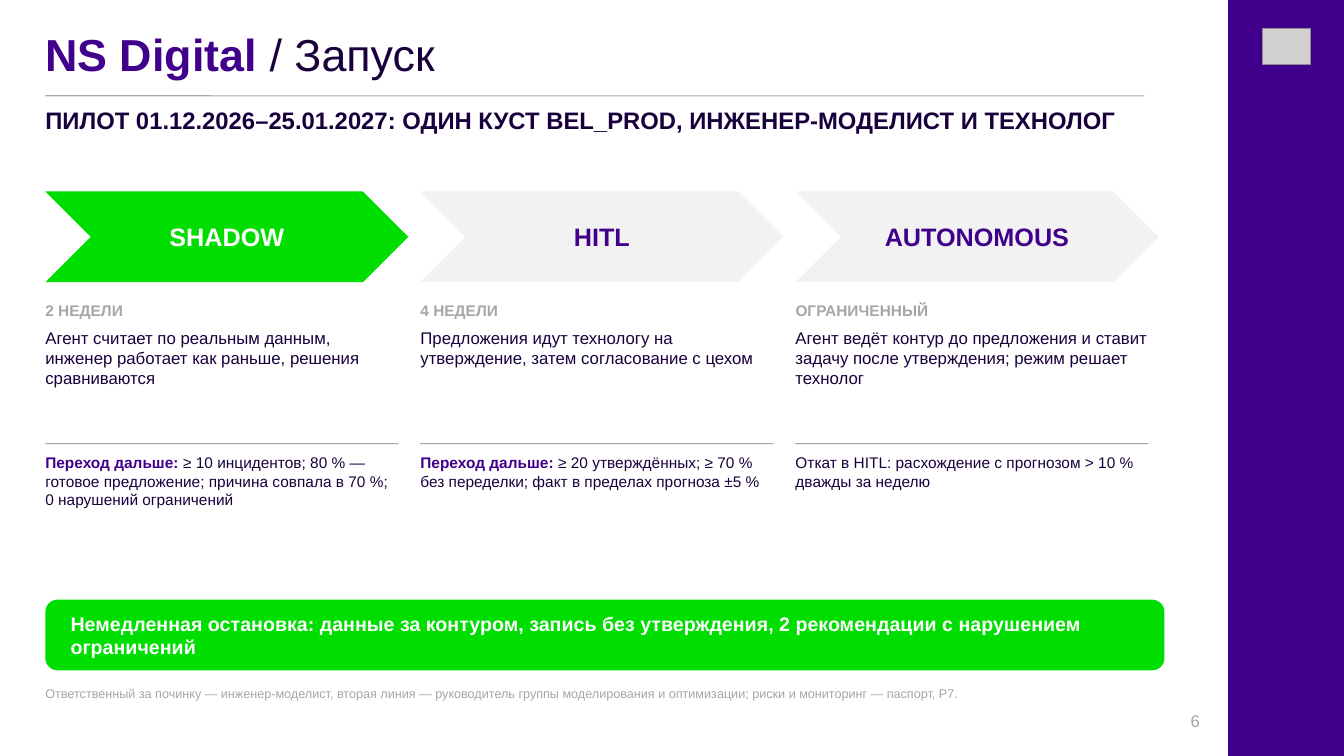
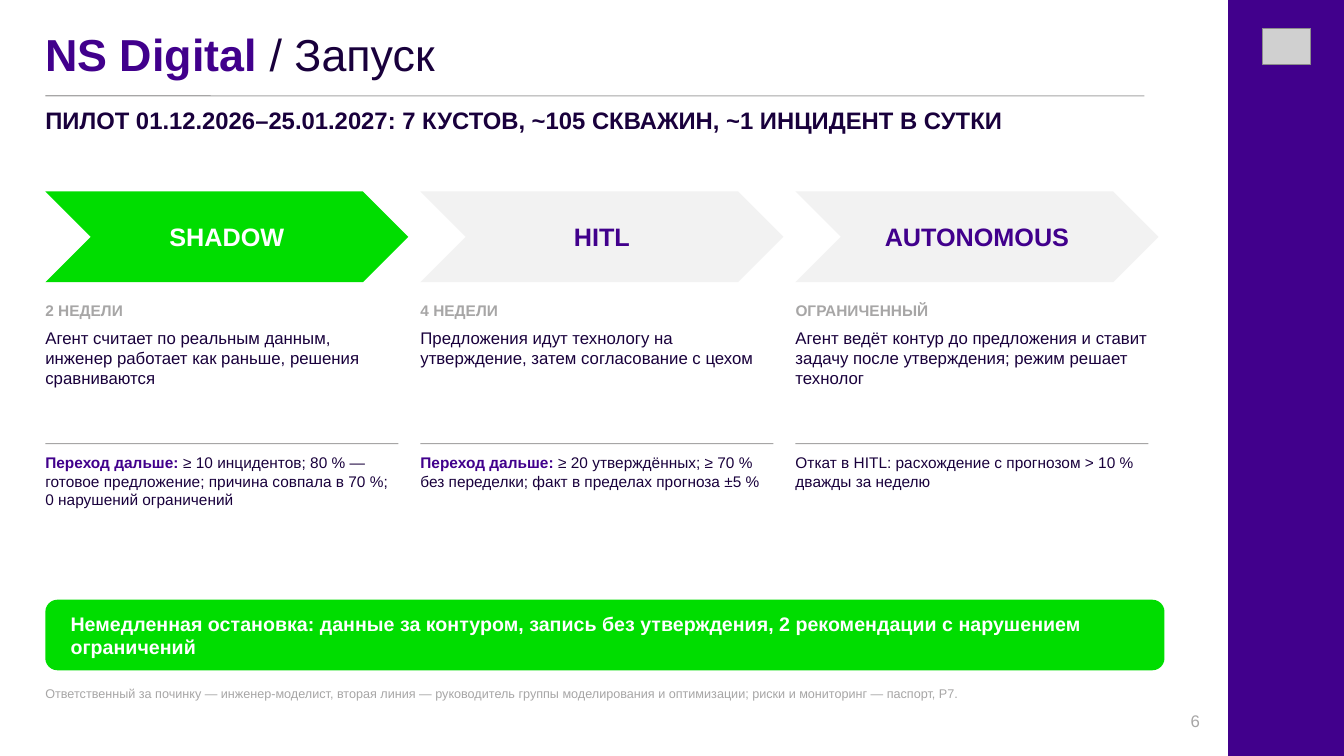
Before and after one commit to Sanchosporoh/duotech_agent, a slide deck: slide 6 of course/deck/agent_deck.pptx. Drawn at 1344x756 pixels with LibreOffice and Linux fonts; fonts in the diff are those of the drawing; grey boxes stand for pictures. Boxes give left, top, right and bottom in pixels: in the first picture for what was removed or moved away, otherwise in the second. Text is boxed around its words. In the diff, an @@ line names an element or a change of style, - is before the commit and + after.

```diff
--- a/course/deck/agent_deck.pptx
+++ b/course/deck/agent_deck.pptx
@@ text at box(45, 112, 1002, 134): text changed @@
-ПИЛОТ 01.12.2026–25.01.2027: ОДИН КУСТ BEL_PROD, ИНЖЕНЕР-МОДЕЛИСТ И ТЕХНОЛОГ
+ПИЛОТ 01.12.2026–25.01.2027: 7 КУСТОВ, ~105 СКВАЖИН, ~1 ИНЦИДЕНТ В СУТКИ
```
Also in this commit, not shown: 1 other slide changed, 5 other files.
